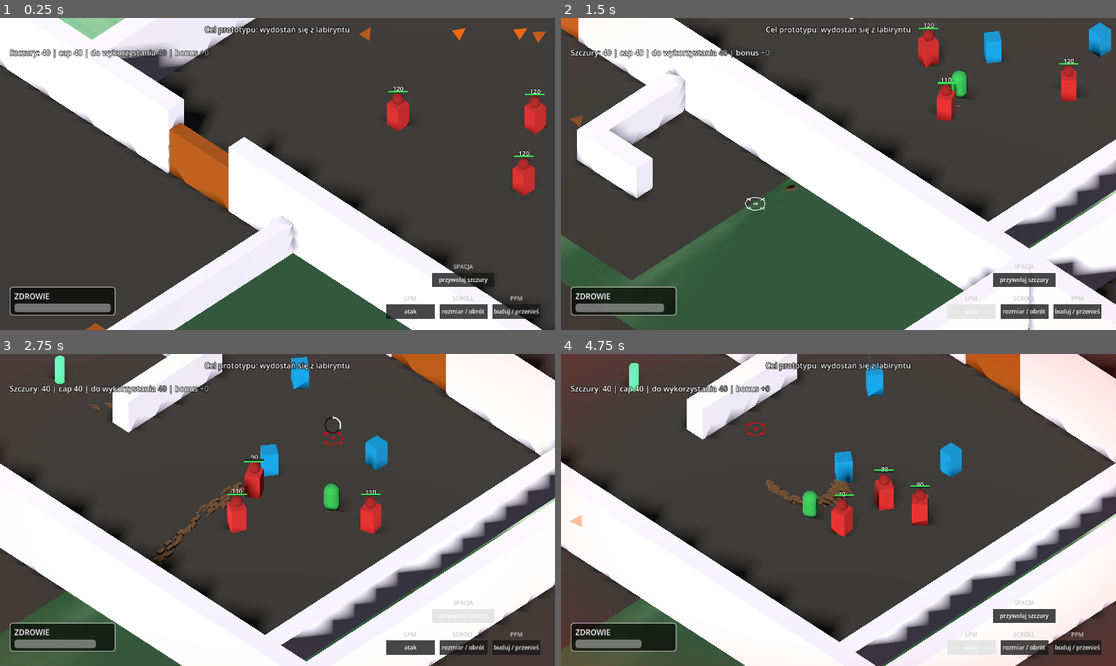
Above: before the commit, frames 1-4 (two rows, left to right).
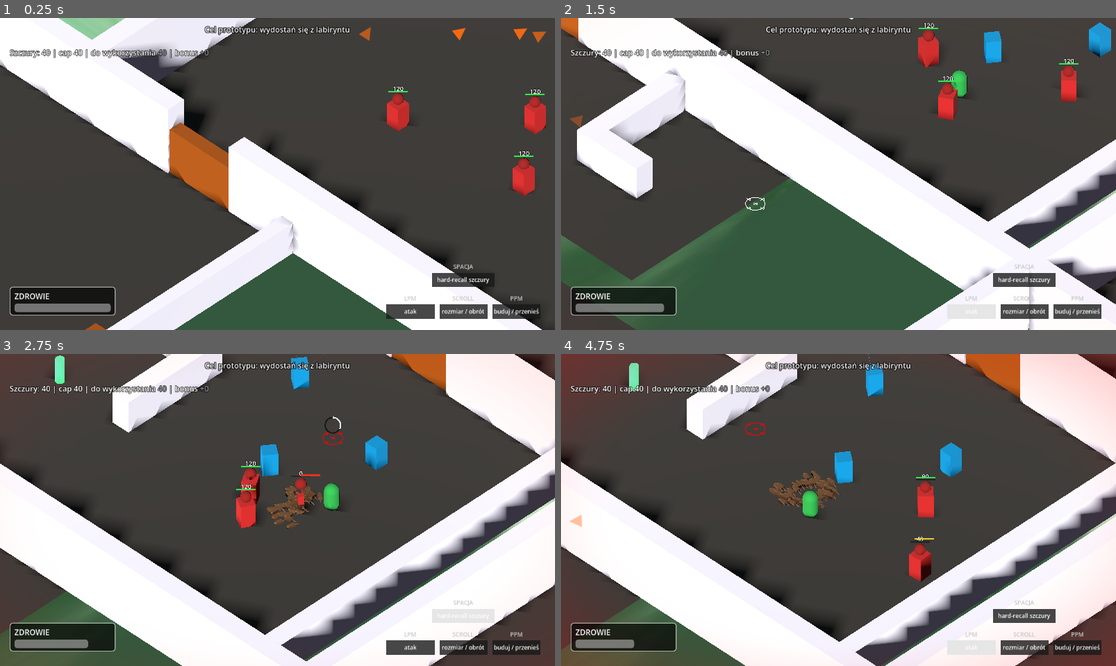
Above: after the commit, the same moments.

Repository: VirtuaIL/ZTGK-Prototyp
Game: Godot game, scene res://scenes/main.tscn
The game is run twice, just before and just after one commit, with the same random seed, the same clock (stepped at 60 frames per second) and the same inputs.
Inputs (mouse positions are in pixels of both pictures, inside the frame that each line leads up to):
- Up to frame 1 (0.25 s): no input
- Up to frame 2 (1.5 s): tap Enter at 0.5 s; move the mouse to (960, 158) at 0.52 s; hold D (move_right) 0.53-1.25 s; hold Space (recall_rats) 0.53-1.25 s; click (960, 158) at 0.67 s; drag from (727, 189) to (810, 236) at 1.27 s
- Up to frame 3 (2.75 s): move the mouse to (333, 441) at 2.02 s; hold D (move_right) from 2.03 s (still down); hold Space (recall_rats) from 2.03 s (still down); click (333, 441) at 2.17 s
- Up to frame 4 (4.75 s): release D (move_right) at 2.75 s; release Space (recall_rats) at 2.75 s; drag from (810, 572) to (672, 463) at 2.77 s; move the mouse to (1005, 556) at 3.52 s; hold A (move_left) 3.53-4.25 s; hold Space (recall_rats) 3.53-4.25 s; click (1005, 556) at 3.67 s; drag from (672, 463) to (755, 432) at 4.27 s

The runs differ from the first frame. In frame 1, less than 0.1% of the frame differs, in the area x 78-89%, y 83-86%; in frame 2, 0.3%; in frame 3, 2.5%; in frame 4, 2.5%, in the area x 12-89%, y 36-95%.

Commit message:
fix: adding hard-recall after calling the rats with SPACE

Diff:
--- a/scripts/main.gd
+++ b/scripts/main.gd
@@ -141,7 +141,7 @@
 	var space_box = _create_action_box("SPACJA")
 	space_rect_val = space_box.get_child(1) as ColorRect
 	var space_label_val = space_rect_val.get_child(0) as Label
-	space_label_val.text = "przywołaj szczury"
+	space_label_val.text = "hard-recall szczury"
 	space_rect_val.custom_minimum_size = Vector2(130, 30)
 
 	var space_hbox = HBoxContainer.new()
@@ -215,7 +215,7 @@
 	body.text = \
 		"[b]Ruch[/b]\n" + \
 		"WASD — ruch\n" + \
-		"SPACJA (przytrzymaj 1.5s) — przywołaj wszystkie szczury\n" + \
+		"SPACJA (przytrzymaj 0.5s) — hard-recall szczurów (teleport)\n" + \
 		"\n[b]Mysz[/b]\n" + \
 		"LPM (przytrzymaj) — atak (okrąg wokół kursora)\n" + \
 		"PPM (ciągnij) — rysuj strukturę lub przenieś obiekt\n" + \
@@ -515,7 +515,7 @@
 	if holding and not _recall_triggered:
 		_recall_hold_time = min(_recall_hold_time + delta, 0.5)
 		if _recall_hold_time >= 0.5:
-			rat_manager.recall_all_rats()
+			rat_manager.hard_recall_all_rats()
 			_recall_triggered = true
 	else:
 		_recall_hold_time = 0.0
--- a/scripts/rat.gd
+++ b/scripts/rat.gd
@@ -433,6 +433,20 @@
 	_finish_respawn()
 
 
+func hard_recall_to_player() -> void:
+	if player == null:
+		return
+	_reset_to_follow()
+	_travel_timer = 0.0
+	_recall_boost_timer = 0.0
+	is_fallen = false
+	set_physics_process(true)
+	global_position = player.global_position + Vector3(
+		randf_range(-1.0, 1.0), 0.5, randf_range(-1.0, 1.0)
+	)
+	show_visuals()
+
+
 func _get_nearest_spawn(pos: Vector3) -> Node3D:
 	var spawns := get_tree().get_nodes_in_group("rat_spawn")
 	var best: Node3D = null
--- a/scripts/rat_manager.gd
+++ b/scripts/rat_manager.gd
@@ -1150,6 +1150,44 @@
 	# Respawn only at rat_spawn now.
 
 
+func hard_recall_all_rats() -> void:
+	# Release any grabbed object and its carrier rats first
+	if grabbed_object != null:
+		grabbed_object.set_meta("is_being_dragged", false)
+		_release_object_carriers(grabbed_object)
+		grabbed_object = null
+		grabbed_object_last_pos = Vector3.ZERO
+		_lmb_is_object_drag = false
+
+	active_build_positions.clear()
+	built_positions.clear()
+	carrier_rats.clear()
+	carrier_rat_offsets.clear()
+
+	# Destroy the unified mesh
+	for child in unified_shape_combiner.get_children():
+		child.queue_free()
+
+	for rat in rats:
+		if rat.has_method("hard_recall_to_player"):
+			rat.hard_recall_to_player()
+		else:
+			rat.release_rat(true)
+	# Reset drawing state
+	mouse_is_down_left = false
+	is_dragging_left = false
+	mouse_is_down_right = false
+	_lmb_is_object_drag = false
+	is_drawing_line = false
+	current_build_y = -1000.0
+	current_drawn_path.clear()
+	immediate_mesh.clear_surfaces()
+	for rat in rats:
+		rat.is_following_player = true
+		rat.is_carrier = false
+	_structure_timer = 0.0
+
+
 func _process_hover() -> void:
 
 	var camera := get_viewport().get_camera_3d()
